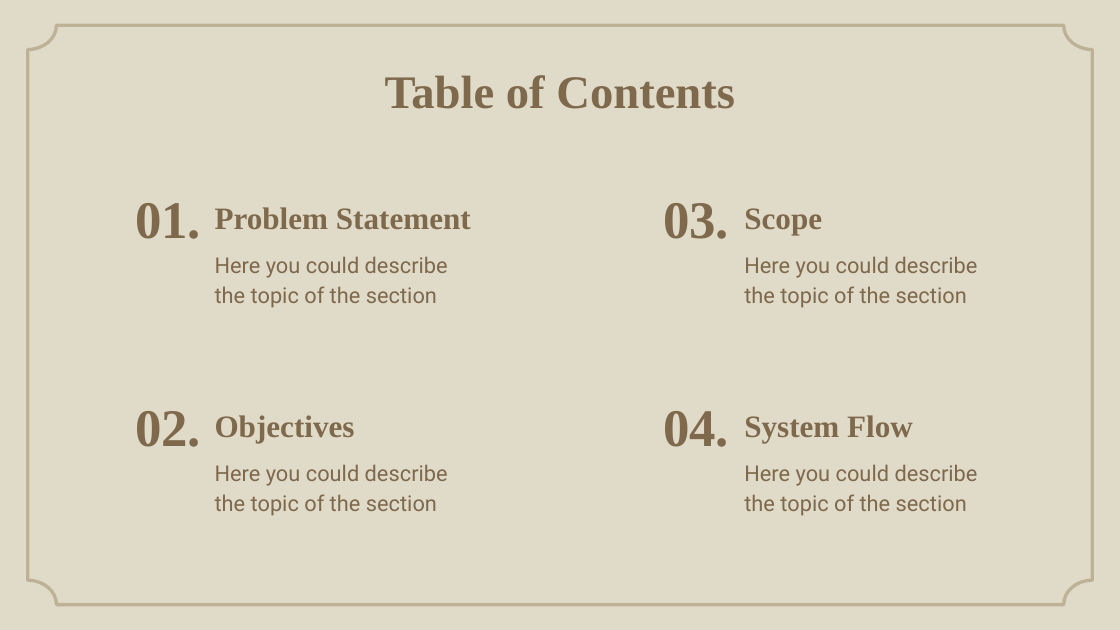
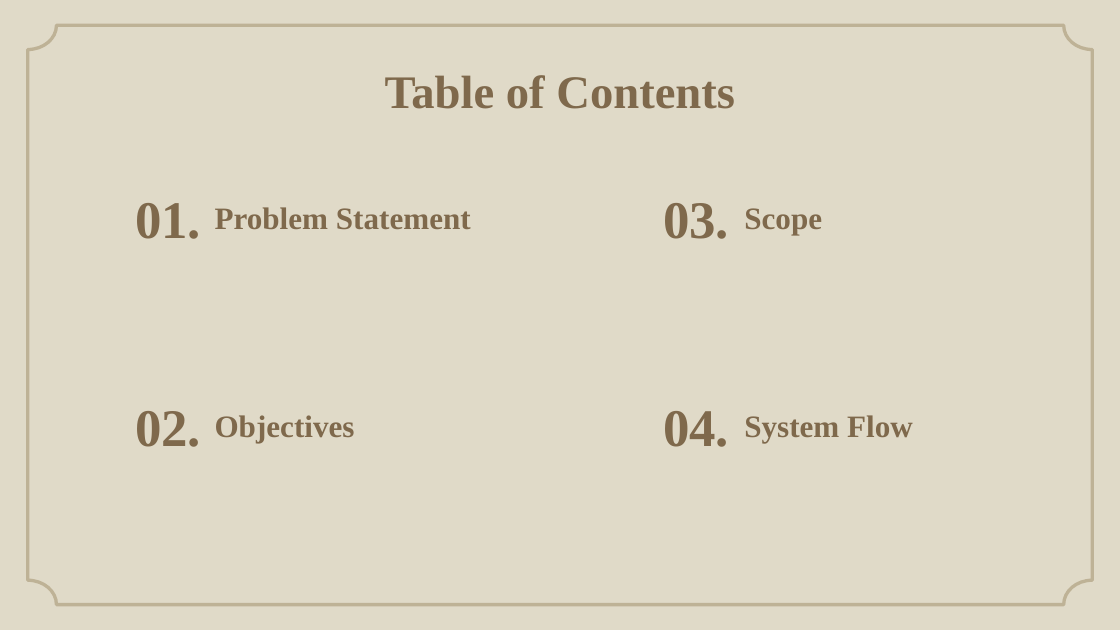
Before and after one commit to Andipstha/theFusion-Project-I, a slide deck: slide 2 of Documentation/LBMS_Presentation_2.pptx. Drawn at 1120x630 pixels with LibreOffice and Linux fonts; fonts in the diff are those of the drawing; background and template pictures are left out. Boxes give left, top, right and bottom in pixels: in the first picture for what was removed or moved away, otherwise in the second. Text is boxed around its words. In the diff, an @@ line names an element or a change of style, - is before the commit and + after.

Commit message:
added ppt

```diff
--- a/Documentation/LBMS_Presentation_2.pptx
+++ b/Documentation/LBMS_Presentation_2.pptx
@@ subtitle removed at (215, 256, 448, 308) @@
-Here you could describe the topic of the section
@@ subtitle removed at (744, 256, 978, 308) @@
-Here you could describe the topic of the section
@@ subtitle removed at (215, 464, 448, 516) @@
-Here you could describe the topic of the section
@@ subtitle removed at (744, 464, 978, 516) @@
-Here you could describe the topic of the section
```
Also in this commit, not shown: 3 other slides changed, 3 slides added, 23 slides removed, 3 other files.
